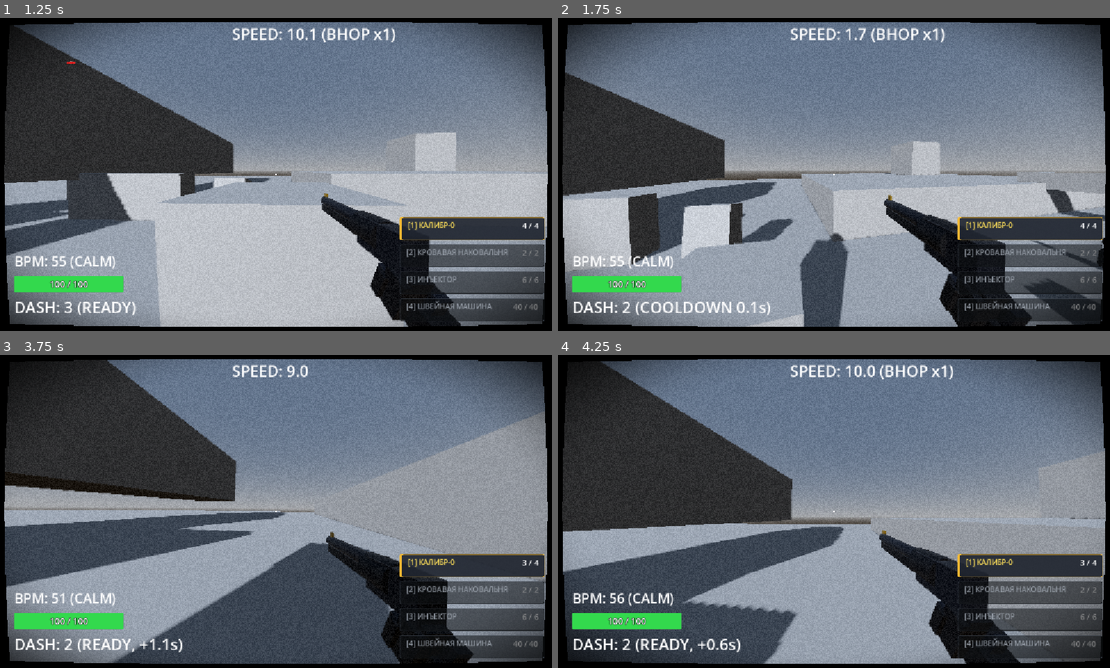
Above: before the commit, frames 1-4 (two rows, left to right).
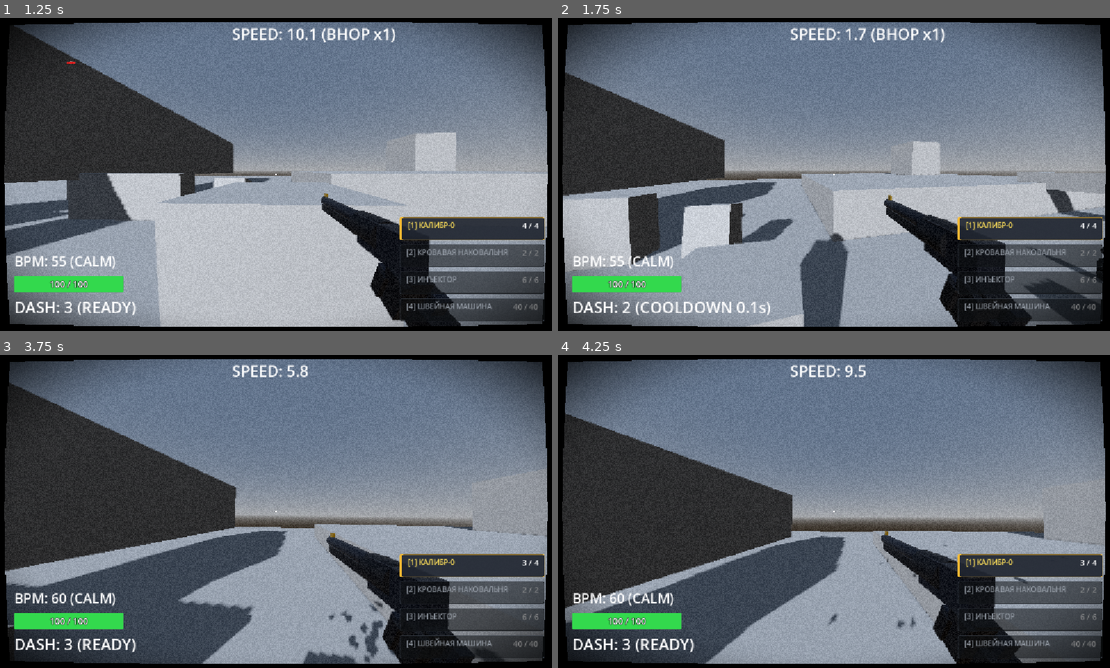
Above: after the commit, the same moments.

Repository: ggou3/voidkill
Game: Godot game, scene res://world.tscn
Same seed, same stepped clock (60 frames per second), same inputs: the game is played once before the commit and once after it.
Inputs (mouse positions are in pixels of both pictures, inside the frame that each line leads up to):
- Up to frame 1 (1.25 s): tap Enter at 0.5 s; move the mouse to (270, 180) at 0.52 s; hold W (move_forward) from 0.53 s (still down); hold Right mouse button (alt_fire) from 0.53 s (still down); tap Space (jump) at 0.77 s
- Up to frame 2 (1.75 s): keep holding W (move_forward); move the mouse to (878, 177) at 1.27 s; release Right mouse button (alt_fire) at 1.28 s; tap Shift (dash) at 1.35 s; tap Space (jump) at 1.52 s
- Up to frame 3 (3.75 s): move the mouse to (231, 508) at 2.02 s; hold F (melee) 2.03-2.78 s; move the mouse to (281, 511) at 2.77 s; release W (move_forward) at 2.78 s; hold A (move_left) 2.78-3.53 s; click (281, 511) at 2.85 s; tap Space (jump) at 3.02 s; move the mouse to (253, 505) at 3.52 s; hold W (move_forward) from 3.53 s (still down); hold C (slam) from 3.53 s (still down)
- Up to frame 4 (4.25 s): keep holding W (move_forward); keep holding C (slam); tap Space (jump) at 3.77 s

Frame 1 is identical in both runs. In frame 2, 0.3% of the frame differs, in the area x 85-99%, y 70-85%; in frame 3, 37%, in the area x 0-100%, y 1-99%; in frame 4, 20%.

Commit message:
Enemy balance: increase move_speed to 9.4 m/s (+25%) and acceleration to 6.2 (+19%)

Diff:
--- a/enemy.gd
+++ b/enemy.gd
@@ -8,8 +8,8 @@
 }
 
 @export var max_health: int = 100
-@export var move_speed: float = 7.5
-@export var acceleration: float = 5.2
+@export var move_speed: float = 9.4
+@export var acceleration: float = 6.2
 @export var attack_damage: int = 15
 @export var attack_range: float = 2.0
 @export var attack_cooldown: float = 1.0
Not shown, changed: DESIGN.md
